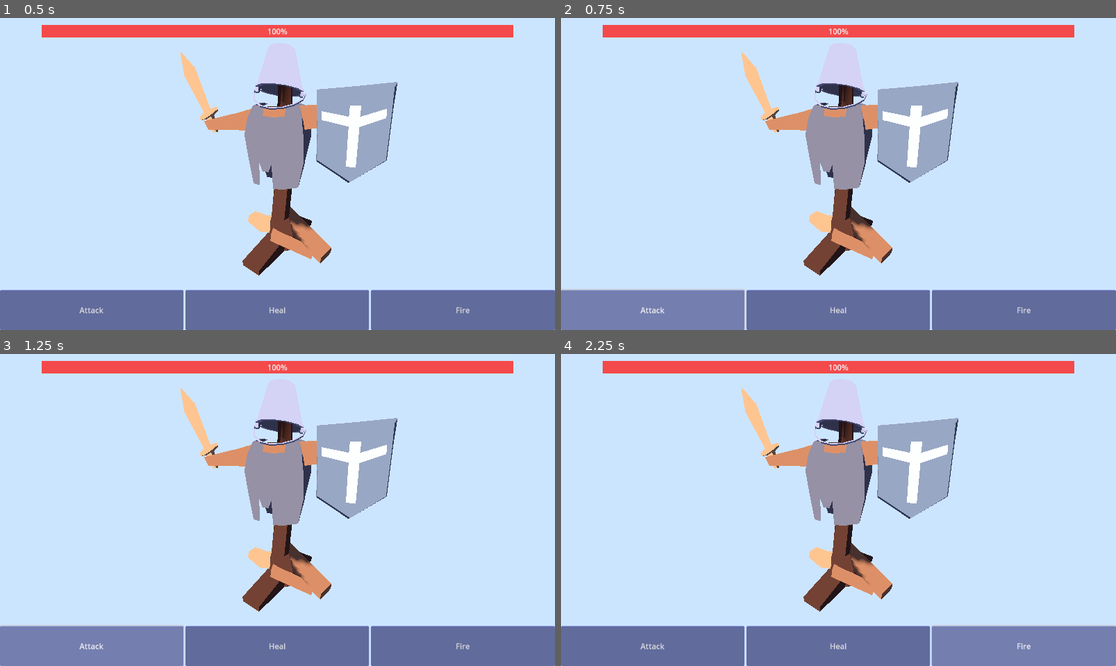
Above: before the commit, frames 1-4 (two rows, left to right).
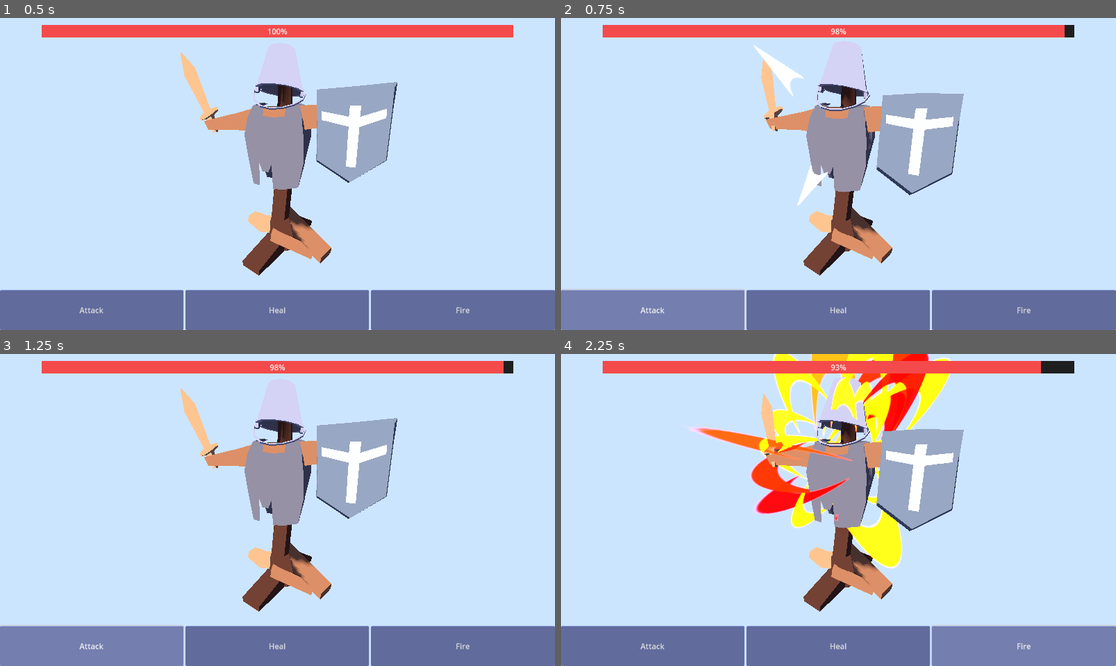
Above: after the commit, the same moments.

Repository: GramuByto/GodotSimpleEventSystem
Game: Godot game, scene res://demo/skills_demo/skills_demo.tscn
The game is run twice, just before and just after one commit, with the same random seed, the same clock (stepped at 60 frames per second) and the same inputs. The project has no main scene, so this scene is started directly.
Inputs:
- Up to frame 1 (0.5 s): no input
- Up to frame 2 (0.75 s): click "Attack" at 0.5 s
- Up to frame 3 (1.25 s): no input
- Up to frame 4 (2.25 s): click "Heal" at 1.25 s; click "Fire" at 2 s

Frame 1 is identical in both runs. In frame 2, 4.0% of the frame differs, in the area x 32-93%, y 2-75%; in frame 3, 0.1%; in frame 4, 11%, in the area x 23-93%, y 0-75%.

Commit message:
Bug Fix on Demo Not Spawning Skills

Diff:
--- a/demo/skills_demo/scripts/skills/effects/damage_effect_script.gd
+++ b/demo/skills_demo/scripts/skills/effects/damage_effect_script.gd
@@ -9,6 +9,3 @@
 		for node in nodes:
 			if str(node.get_script()) == str(HealthClass):
 				node.take_damage(damage)
-
-func _process(delta):
-	print(350238059)
--- a/demo/skills_demo/scripts/skills/skill_script.gd
+++ b/demo/skills_demo/scripts/skills/skill_script.gd
@@ -8,6 +8,3 @@
 
 func activate_skill():
 	OnActivateSkill.invoke()
-
-func _process(delta: float) -> void:
-	print(53525)
--- a/demo/skills_demo/scripts/skills/skill_spawner.gd
+++ b/demo/skills_demo/scripts/skills/skill_spawner.gd
@@ -1,13 +1,7 @@
 extends Node
 class_name SkillSpawner
-
-
 
 func spawnNode(node: PackedScene, spawnPosition: Vector3):
 	var newNode := node.instantiate()
 	newNode.position = spawnPosition
-	newNode.tree_exited.connect(test_func)
 	add_child(newNode)
-
-func test_func():
-	print(523523)
--- a/demo/skills_demo/skills_demo.tscn
+++ b/demo/skills_demo/skills_demo.tscn
@@ -3,10 +3,10 @@
 [ext_resource type="PackedScene" uid="uid://dvr2val5qh6cl" path="res://demo/skills_demo/prefabs/target_dummy.tscn" id="1_e8eti"]
 [ext_resource type="Script" uid="uid://cgai6y2bowghf" path="res://demo/skills_demo/scripts/skills/skill_spawner.gd" id="2_2nox1"]
 [ext_resource type="Script" uid="uid://10rxnh7af5ua" path="res://addons/simple_event_system/simple_event.gd" id="3_mpdkv"]
-[ext_resource type="Script" uid="uid://b1dclri154lwx" path="res://addons/simple_event_system/simple_event_data.gd" id="4_ltuyi"]
-[ext_resource type="PackedScene" uid="uid://barh3htdhsw5n" path="res://demo/skills_demo/vfx/fire_hit_vfx.tscn" id="5_ltuyi"]
-[ext_resource type="PackedScene" uid="uid://dfl3gxe07ygj1" path="res://demo/skills_demo/vfx/hit_vfx.tscn" id="5_ujqs6"]
-[ext_resource type="PackedScene" uid="uid://b4pvsugi213uw" path="res://demo/skills_demo/vfx/heal_vfx.tscn" id="5_uq8e5"]
+[ext_resource type="Script" path="res://addons/simple_event_system/simple_event_data.gd" id="4_ltuyi"]
+[ext_resource type="PackedScene" uid="uid://bl8t0fomcdxtu" path="res://demo/skills_demo/prefabs/attack_skill.tscn" id="5_ohty8"]
+[ext_resource type="PackedScene" uid="uid://vjuunvs5l6kn" path="res://demo/skills_demo/prefabs/heal_skill.tscn" id="6_a61tj"]
+[ext_resource type="PackedScene" uid="uid://tsehej47jakl" path="res://demo/skills_demo/prefabs/fire_skill.tscn" id="7_m0pwm"]
 
 [sub_resource type="Environment" id="Environment_5ta41"]
 background_mode = 1
@@ -19,7 +19,7 @@
 _node_path_target = NodePath("../../../../SkillSpawner")
 _function_name = "skill_spawner.spawnNode(node,spawnPosition)"
 _is_dynamic = false
-_args = [ExtResource("5_ujqs6"), Vector3(0, 1.25, 0)]
+_args = [ExtResource("5_ohty8"), Vector3(0, 1.25, 0)]
 
 [sub_resource type="Resource" id="Resource_2mgyj"]
 resource_name = "SkillSpawner.spawnNode(node,spawnPosition)"
@@ -27,7 +27,7 @@
 _node_path_target = NodePath("../../../../SkillSpawner")
 _function_name = "skill_spawner.spawnNode(node,spawnPosition)"
 _is_dynamic = false
-_args = [ExtResource("5_uq8e5"), Vector3(0, 1.25, 0)]
+_args = [ExtResource("6_a61tj"), Vector3(0, 1.25, 0)]
 
 [sub_resource type="Resource" id="Resource_ujqs6"]
 resource_name = "SkillSpawner.spawnNode(node,spawnPosition)"
@@ -35,7 +35,7 @@
 _node_path_target = NodePath("../../../../SkillSpawner")
 _function_name = "skill_spawner.spawnNode(node,spawnPosition)"
 _is_dynamic = false
-_args = [ExtResource("5_ltuyi"), Vector3(0, 1.25, 0)]
+_args = [ExtResource("7_m0pwm"), Vector3(0, 1.25, 0)]
 
 [node name="Demo" type="Node3D"]
 
Not shown: 1 places in demo/skills_demo/prefabs/attack_skill.tscn that only renumber resources
Not shown: 1 places in demo/skills_demo/prefabs/fire_skill.tscn that only renumber resources
Not shown: 1 places in demo/skills_demo/prefabs/heal_skill.tscn that only renumber resources
